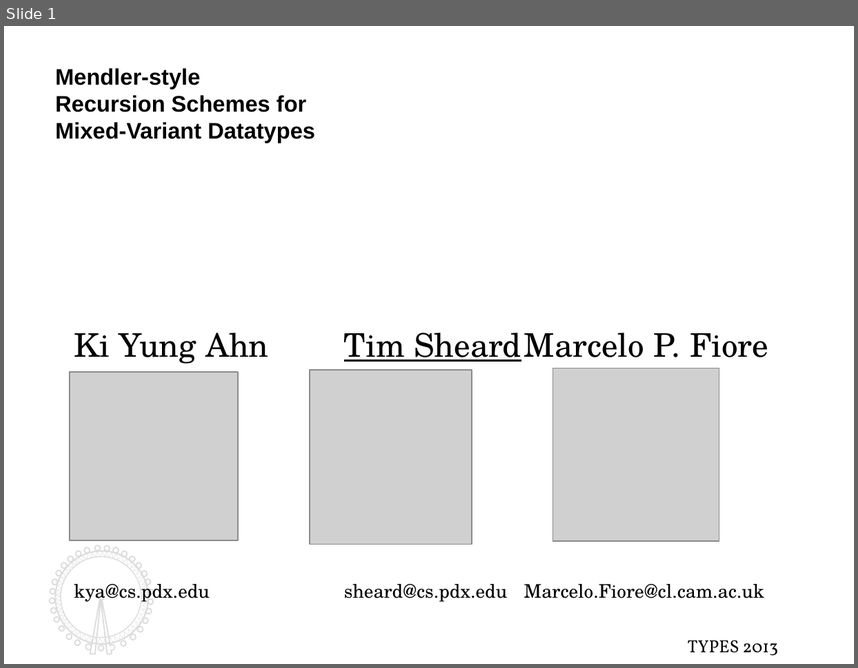
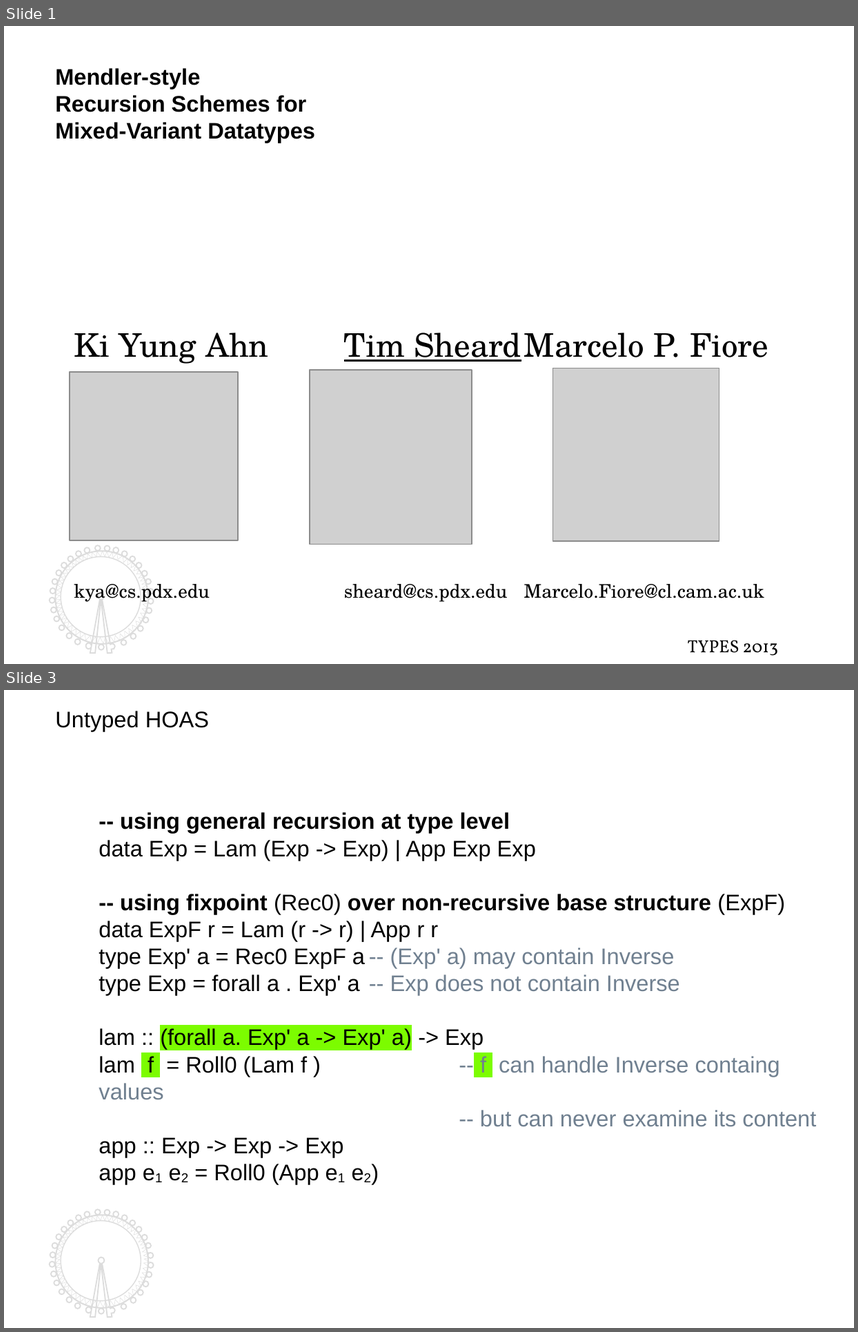
Before and after one commit to kyagrd/naxPapers, a slide deck: draft/TYPES13/ppt/myslide.odp. Shown one above the other, each under a label of ours: slide 1 before the commit, slides 1 and 3 after it; the slides between them are not shown. The pictures are 858x668 and 858x1332 pixels, drawn with LibreOffice and Linux fonts; fonts in the diff are those of the drawing; grey boxes stand for pictures. Boxes give left, top, right and bottom in pixels: in the first picture for what was removed or moved away, otherwise in the second. Text is boxed around its words. In the diff, an @@ line names an element or a change of style, - is before the commit and + after.

```diff
--- a/draft/TYPES13/ppt/myslide.odp
+++ b/draft/TYPES13/ppt/myslide.odp
@@ slide 3 added at [4,690,854,1328], background #FFFFFF; not listed: 4 template elements that a slide beside it also shows @@
@@ text added at [55,711,209,731], 18 pt, text #000000 @@
+Untyped HOAS
@@ text added at [99,812,816,1184], 18 pt, text #000000 @@
+-- using general recursion at type level
+data Exp = Lam (Exp -> Exp) | App Exp Exp
+-- using fixpoint (Rec0) over non-recursive base structure (ExpF)
+data ExpF r = Lam (r -> r) | App r r
+type Exp' a = Rec0 ExpF a -- (Exp' a) may contain Inverse
+type Exp = forall a . Exp' a -- Exp does not contain Inverse
+lam :: (forall a. Exp' a -> Exp' a) -> Exp
+lam f = Roll0 (Lam f ) -- f can handle Inverse containg values
+-- but can never examine its content
+app :: Exp -> Exp -> Exp
+app e1 e2 = Roll0 (App e1 e2)
@@ slide 1 changed as well @@
@@ freeform shape at [49,546,154,654]: outline redrawn @@
@@ freeform shape at [55,551,149,644]: outline redrawn @@
```
Also in this commit, not shown: 2 other slides changed, 5 other slides added, 3 slides removed, 1 other file.
